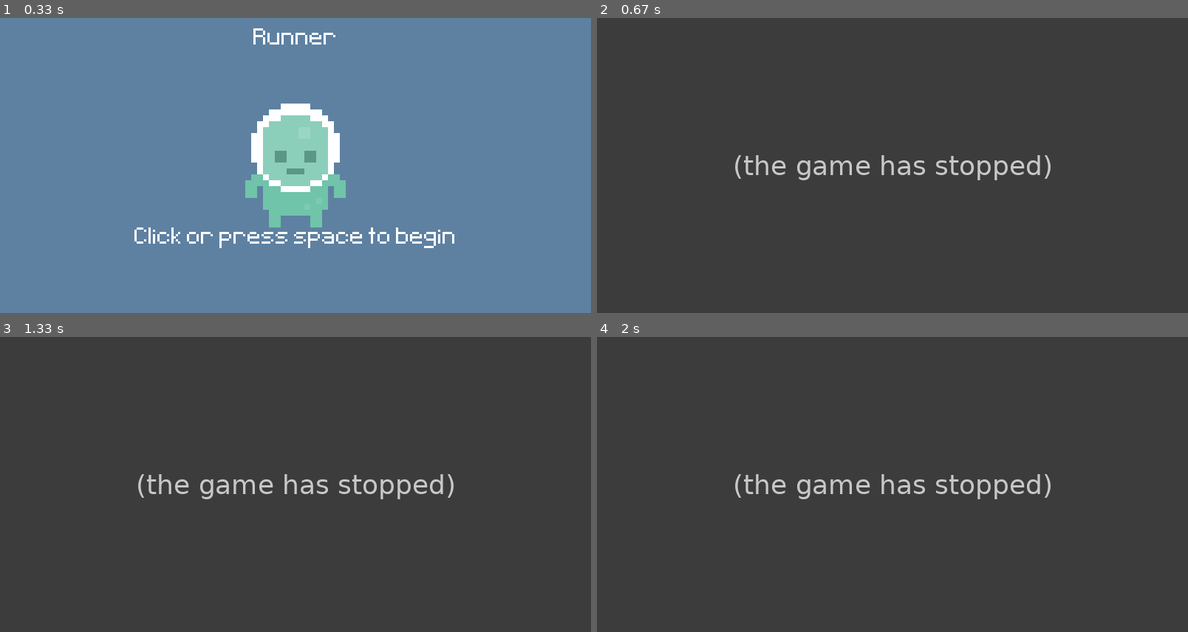
Above: before the commit, frames 1-4 (two rows, left to right).
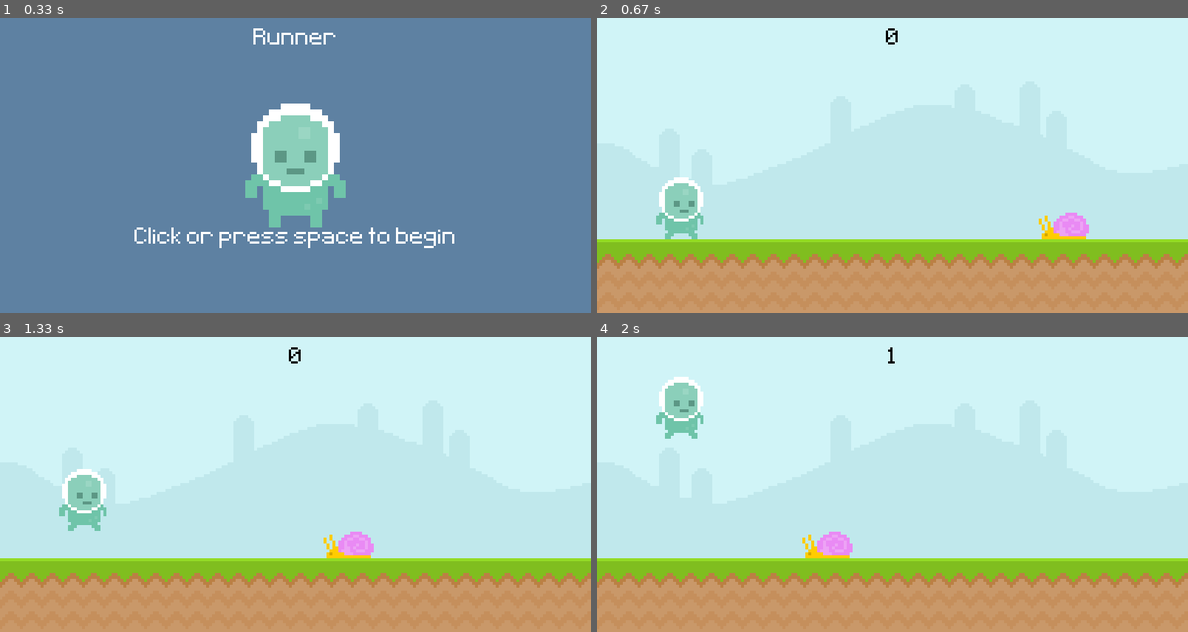
Above: after the commit, the same moments.

Repository: Kntobor/TheUltimateIntroToPygame
Game: pygame game, started from main.py
The game is run twice, just before and just after one commit, with the same random seed, the same clock (stepped at 60 frames per second) and the same inputs.
Inputs (mouse positions are in pixels of both pictures, inside the frame that each line leads up to):
- Up to frame 1 (0.33 s): no input
- Up to frame 2 (0.67 s): tap Space at 0.33 s
- Up to frame 3 (1.33 s): click (295, 502) at 0.72 s
- Up to frame 4 (2 s): click (1111, 587) at 1.55 s

Frame 1 is identical in both runs. In frame 2, 100% of the frame differs, in the area x 0-100%, y 0-100%; in frame 3, 100%; in frame 4, 100%.
Error before the commit: TypeError: unsupported operand type(s) for -: 'int' and 'function' (main.py line 11); the game stopped at 0.33 s (later frames are placeholders)

Commit message:
Fixed bug involving displayScore function.

Diff:
--- a/main.py
+++ b/main.py
@@ -2,20 +2,21 @@
 from sys import exit
 round = 1
 
-# Score System
+# Score system
+timeSpent = 0
 currentTime = 0
-timeSpent = 0
 def displayScore():
     global currentTime
     if gameOver == False:
-        currentTime = int((pygame.time.get_ticks() - timeSpent )/ 1000)
-        scoreSurface = font.render(f'Score: {currentTime}', False, 'black')
+        currentTime = pygame.time.get_ticks() - timeSpent
+        scoreSurface = font.render(f'{int(currentTime / 1000)}', False, 'black')
     elif gameOver == True:
-        scoreSurface = font.render(f'Score: {currentTime}', False, 'white')
+        scoreSurface = font.render(f'Score: {int(currentTime / 1000)}', False, 'white')
     scoreRect = scoreSurface.get_rect(center = (400, 30))
     screen.blit(scoreSurface, scoreRect)
 
-#PyGame Setup
+
+#PyGame setup
 pygame.init()
 screen = pygame.display.set_mode((800, 400))
 pygame.display.set_caption('Runner')
@@ -23,7 +24,7 @@
 gameOver = True
 font = pygame.font.Font('font\Pixeltype.ttf', 50)
 
-# Background Assets
+# Background assets
 skySurface = pygame.image.load('graphics\Sky.png').convert()
 groundSurface = pygame.image.load('graphics\ground.png').convert()
 
@@ -68,7 +69,7 @@
                 elif gameOver == True:
                     playerRect.bottom = 300
                     snailRect.right = 750
-                    timeSpent = pygame.time.get_ticks
+                    timeSpent = pygame.time.get_ticks()
                     gameOver = False
 
     if gameOver == False:
